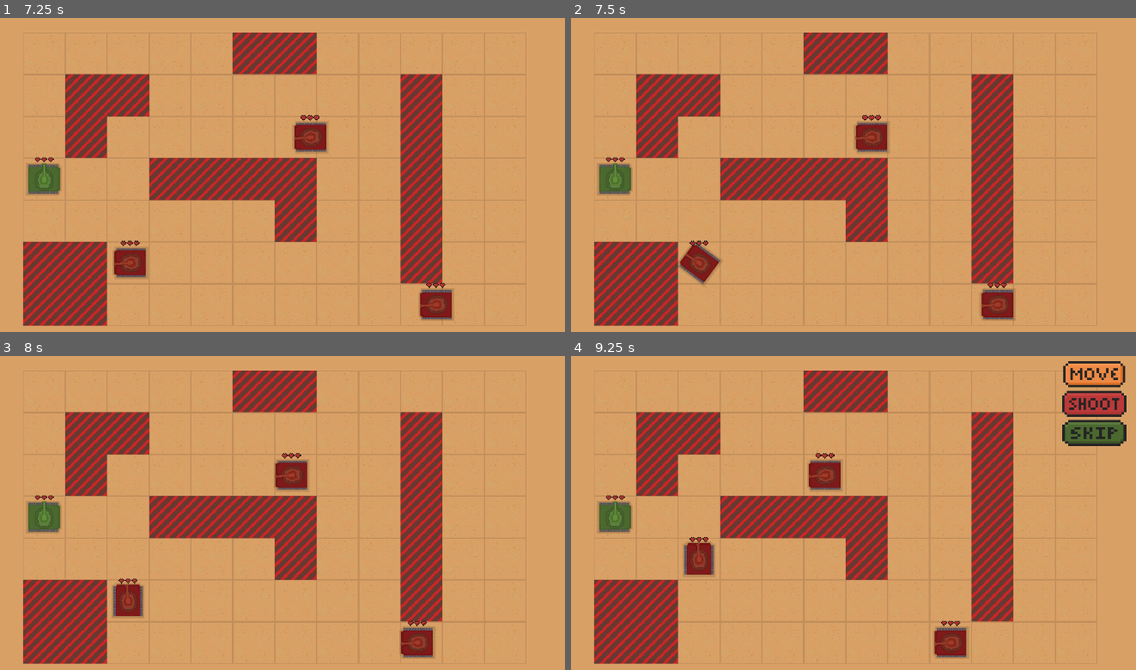
Above: before the commit, frames 1-4 (two rows, left to right).
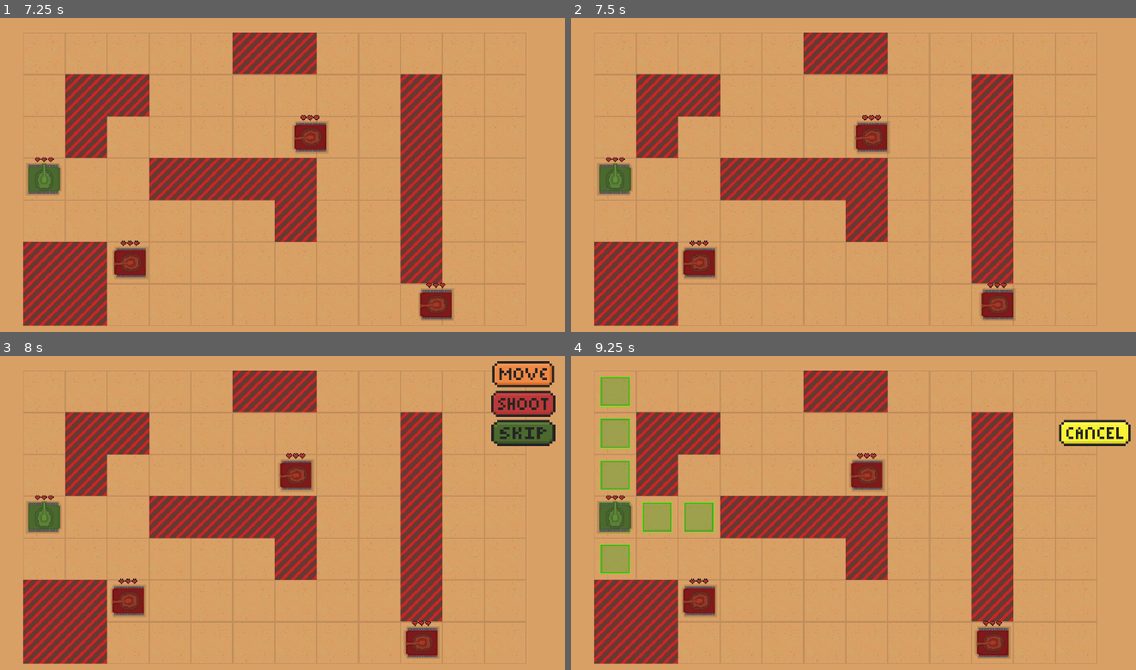
Above: after the commit, the same moments.

Repository: s3716853/tank-game
Game: Godot game, scene res://Scenes/main.tscn
Two runs of this game, one before a commit and one after it. Both use one fixed random seed, a clock stepped at 60 frames per second and the inputs below.
Inputs (mouse positions are in pixels of both pictures, inside the frame that each line leads up to):
- Up to frame 1 (7.25 s): click "You Win" at 0.5 s; click (525, 36) at 1.25 s; click (525, 96) at 2 s; click (525, 65) at 2.75 s; click (45, 146) at 3.5 s; click (525, 96) at 4.25 s; move the mouse to (372, 181) at 5.02 s; click (372, 181) at 5.17 s; move the mouse to (84, 222) at 5.77 s; click (84, 222) at 5.92 s; move the mouse to (293, 118) at 6.52 s; click (293, 118) at 6.67 s
- Up to frame 2 (7.5 s): move the mouse to (763, 278) at 7.27 s; click (763, 278) at 7.42 s
- Up to frame 3 (8 s): no input
- Up to frame 4 (9.25 s): click (1096, 374) at 8.02 s; move the mouse to (1000, 597) at 8.77 s; click (1000, 597) at 8.92 s

Frame 1 is identical in both runs. In frame 2, 0.4% of the frame differs, in the area x 18-27%, y 71-86%; in frame 3, 3.9%; in frame 4, 9.9%, in the area x 5-100%, y 1-97%.
Error in both runs: Invalid access to property or key 'position' on a base object of type 'Nil'. (res://Scripts/map.gd:70)

Commit message:
Beginning of adding a 2nd enemy

Diff:
--- /dev/null
+++ b/Prefabs/Enemies/enemy.tscn
@@ -0,0 +1,52 @@
+[gd_scene load_steps=7 format=3 uid="uid://bstiq4wdcauyl"]
+
+[ext_resource type="Script" path="res://Scripts/EnemyMain.gd" id="1_pl18q"]
+[ext_resource type="Texture2D" uid="uid://pu5p8uc6tfi2" path="res://Sprites/Enemy Tanks/body1.png" id="2_qn00s"]
+[ext_resource type="Texture2D" uid="uid://dqegvqs4tbkjl" path="res://Sprites/Enemy Tanks/turret1.png" id="3_gstfl"]
+[ext_resource type="Script" path="res://Scripts/health.gd" id="4_ddiuf"]
+[ext_resource type="Texture2D" uid="uid://doqgsbyrna1ce" path="res://Sprites/heart.png" id="5_yu1nd"]
+
+[sub_resource type="RectangleShape2D" id="RectangleShape2D_s01wh"]
+size = Vector2(61, 54)
+
+[node name="Enemy" type="Node2D" node_paths=PackedStringArray("bullet_spawn", "turret")]
+position = Vector2(-137, 76)
+script = ExtResource("1_pl18q")
+bullet_spawn = NodePath("Body/Turret/BulletSpawn")
+turret = NodePath("Body/Turret")
+
+[node name="Body" type="Sprite2D" parent="."]
+texture_filter = 1
+texture = ExtResource("2_qn00s")
+
+[node name="Turret" type="Sprite2D" parent="Body"]
+texture_filter = 1
+rotation = -6.36108
+texture = ExtResource("3_gstfl")
+
+[node name="BulletSpawn" type="Node2D" parent="Body/Turret"]
+position = Vector2(31.3847, 0.0271924)
+
+[node name="Area2D" type="Area2D" parent="." groups=["Enemy"]]
+
+[node name="CollisionShape2D" type="CollisionShape2D" parent="Area2D"]
+position = Vector2(-0.5, 0)
+shape = SubResource("RectangleShape2D_s01wh")
+
+[node name="Health" type="Node2D" parent="."]
+script = ExtResource("4_ddiuf")
+
+[node name="Heart 1" type="Sprite2D" parent="Health"]
+texture_filter = 1
+position = Vector2(-10, -30)
+texture = ExtResource("5_yu1nd")
+
+[node name="Heart 2" type="Sprite2D" parent="Health"]
+texture_filter = 1
+position = Vector2(0, -30)
+texture = ExtResource("5_yu1nd")
+
+[node name="Heart 3" type="Sprite2D" parent="Health"]
+texture_filter = 1
+position = Vector2(10, -30)
+texture = ExtResource("5_yu1nd")
--- a/Scripts/EnemyHandler.gd
+++ b/Scripts/EnemyHandler.gd
@@ -4,7 +4,7 @@
 
 var enemy_amount = 0
 
-var enemy_prefab = preload("res://Prefabs/enemy.tscn")
+var enemy_prefab = preload("res://Prefabs/Enemies/enemy.tscn")
 
 #Check if all enemies have finished their turn, if they have change to the player's turn
 func enemy_finished():
--- a/Scripts/EnemyMain.gd
+++ b/Scripts/EnemyMain.gd
@@ -9,7 +9,7 @@
 var player_coord : Vector2
 
 #How many actions should the enemy get each turn
-var max_actions = 3
+@export var max_actions = 2
 #Current actions remaining for the enemy
 var actions_remaining
 #Location where the enemy should move to
Not shown: 2 places in Prefabs/Enemies/enemy2.tscn that only renumber resources
